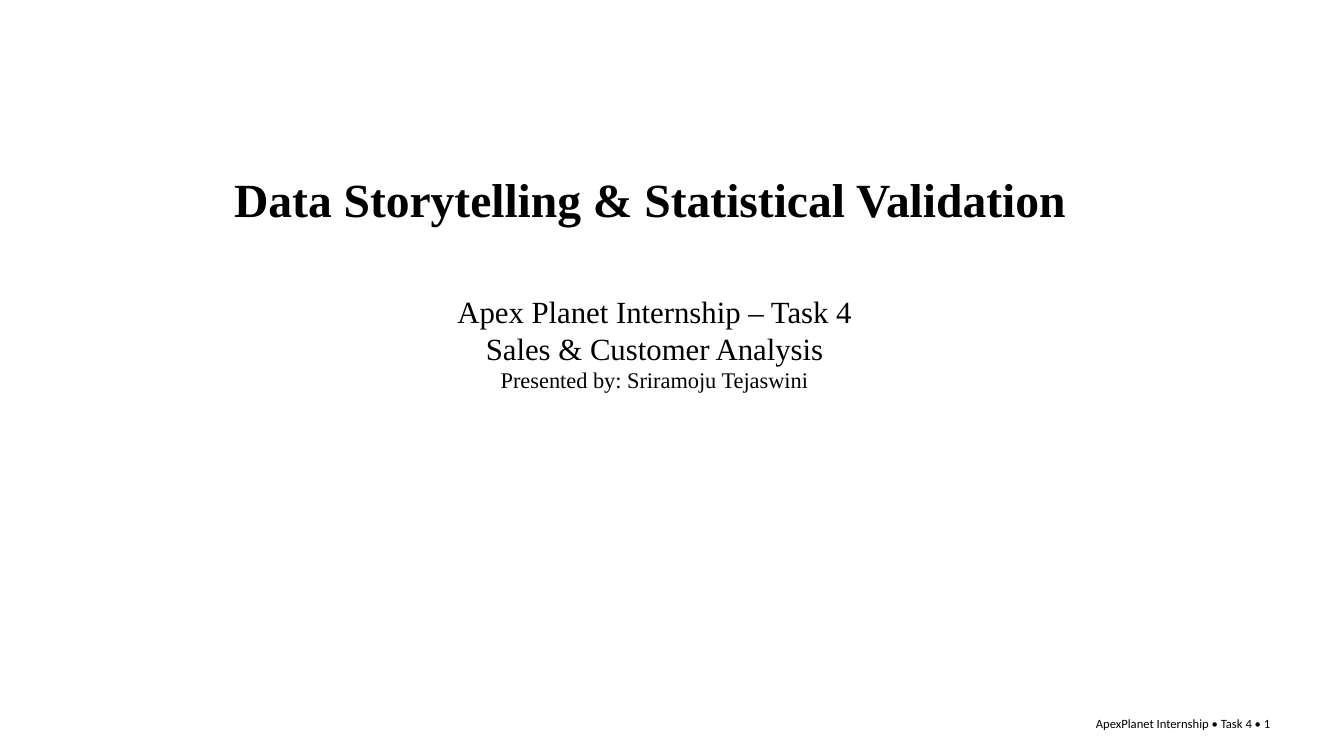
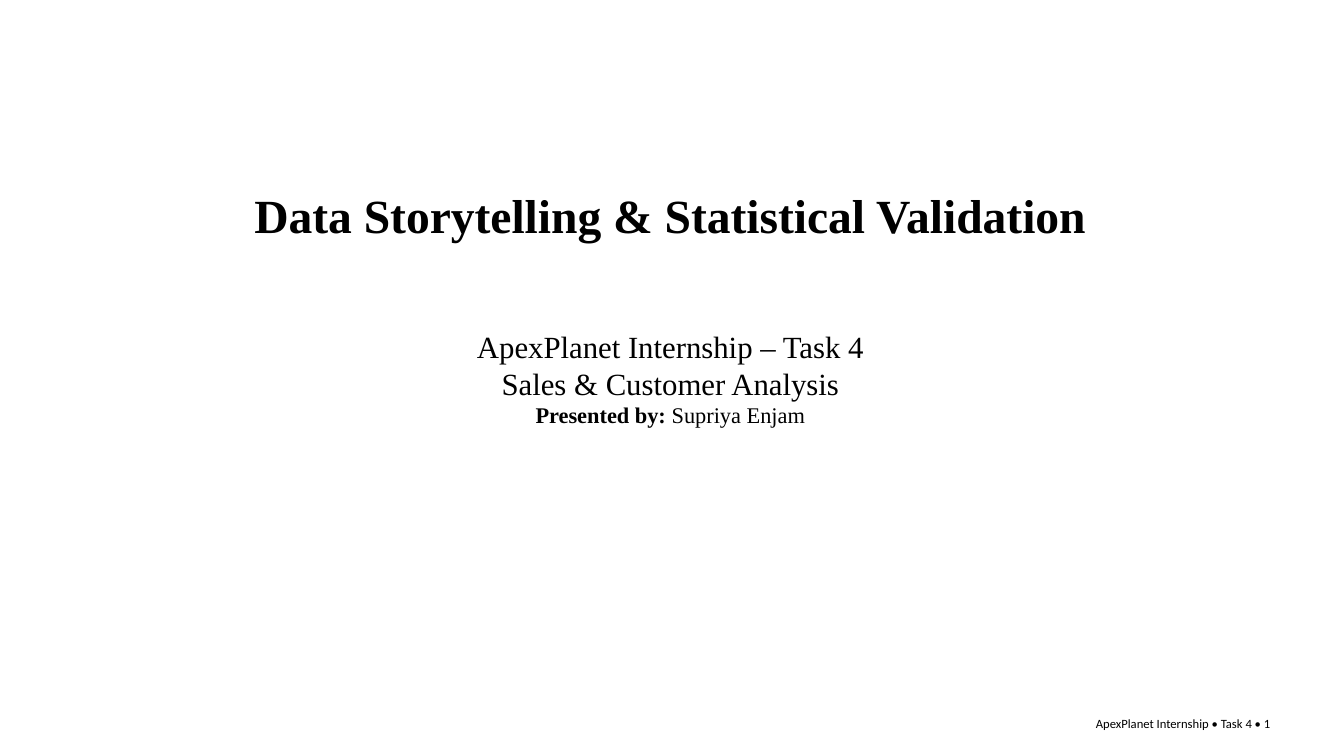
Before and after one commit to Supriya-2604/SupriyaEnjam-DataAnalyst-Internship-Portfolio, a slide deck: slide 1 of presentation/Final_Presentation.pptx. Drawn at 1344x756 pixels with LibreOffice and Linux fonts; fonts in the diff are those of the drawing. Boxes give left, top, right and bottom in pixels: in the first picture for what was removed or moved away, otherwise in the second. Text is boxed around its words. In the diff, an @@ line names an element or a change of style, - is before the commit and + after.

Commit message:
Task 5 Completed

```diff
--- a/presentation/Final_Presentation.pptx
+++ b/presentation/Final_Presentation.pptx
@@ text "Data Storytelling & Statistical Validation": place and size @@
-text "Data Storytelling & Statistical Validation" at (234, 184, 1066, 227)
+text "Data Storytelling & Statistical Validation" at (254, 200, 1086, 244)
@@ text "ApexPlanet Internship – Task 4": place and size @@
-text "ApexPlanet Internship – Task 4" at (457, 301, 851, 393)
+text "ApexPlanet Internship – Task 4" at (477, 336, 863, 428)
@@ text at (477, 336, 863, 364): spaces changed @@
-Apex Planet Internship – Task 4
+ApexPlanet Internship – Task 4
@@ text at (536, 407, 805, 428): text changed; bold on @@
-Presented by: Sriramoju Tejaswini
+Presented by: Supriya Enjam
```
Also in this commit, not shown: 11 other slides changed.
